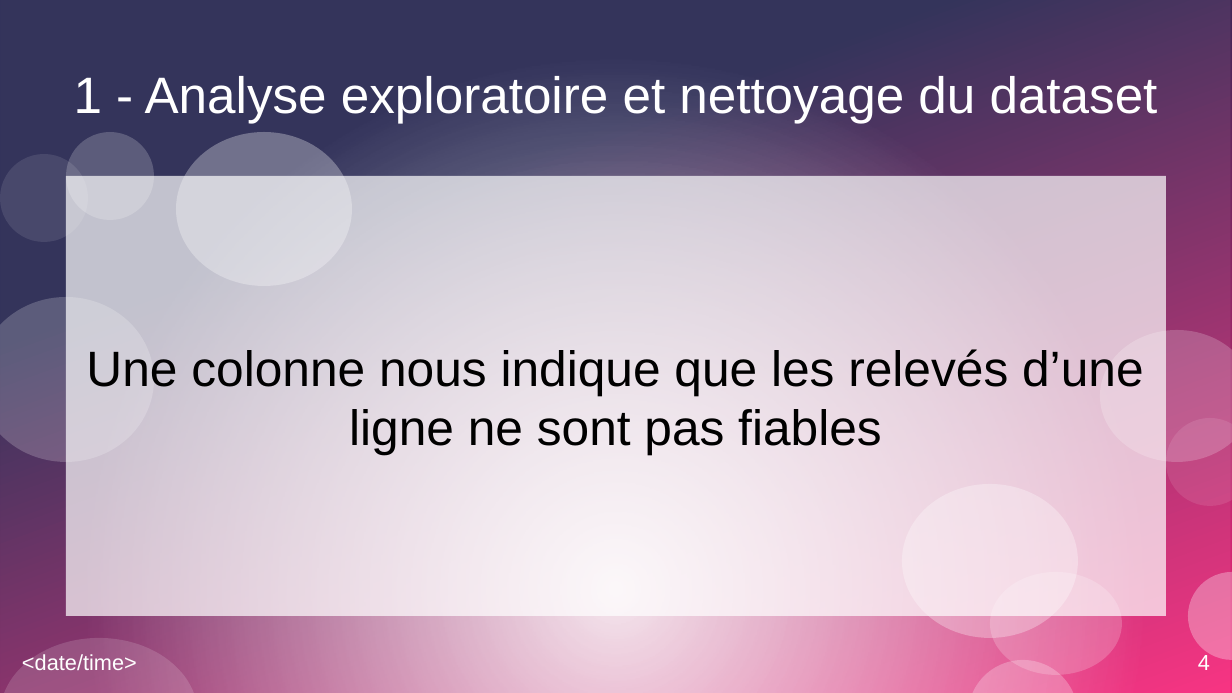
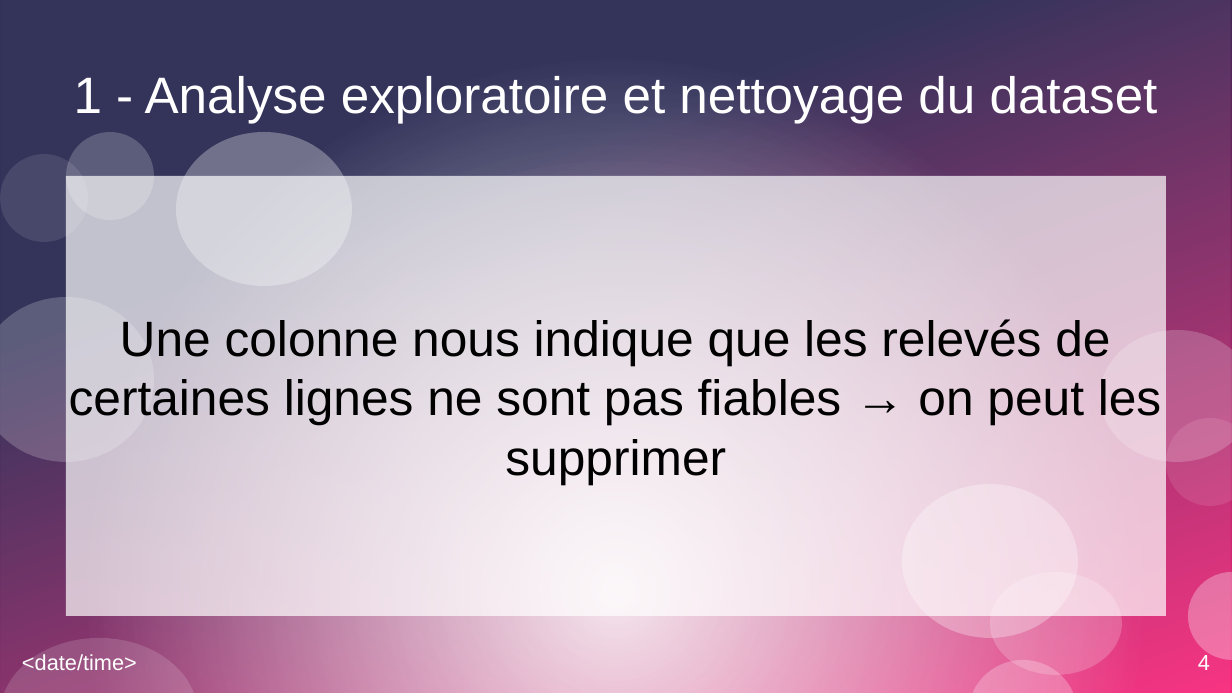
Before and after one commit to Apinsun/Projet3, a slide deck: slide 4 of présentation.odp. Drawn at 1232x693 pixels with LibreOffice and Linux fonts; fonts in the diff are those of the drawing. Boxes give left, top, right and bottom in pixels: in the first picture for what was removed or moved away, otherwise in the second. Text is boxed around its words. In the diff, an @@ line names an element or a change of style, - is before the commit and + after.

```diff
--- a/présentation.odp
+++ b/présentation.odp
@@ subtitle at [69,319,1161,484]: text changed @@
-Une colonne nous indique que les relevés d’une ligne ne sont pas fiables
+Une colonne nous indique que les relevés de certaines lignes ne sont pas fiables → on peut les supprimer
```
Also in this commit, not shown: 1 other slide changed, 1 slide added, 4 other files.
